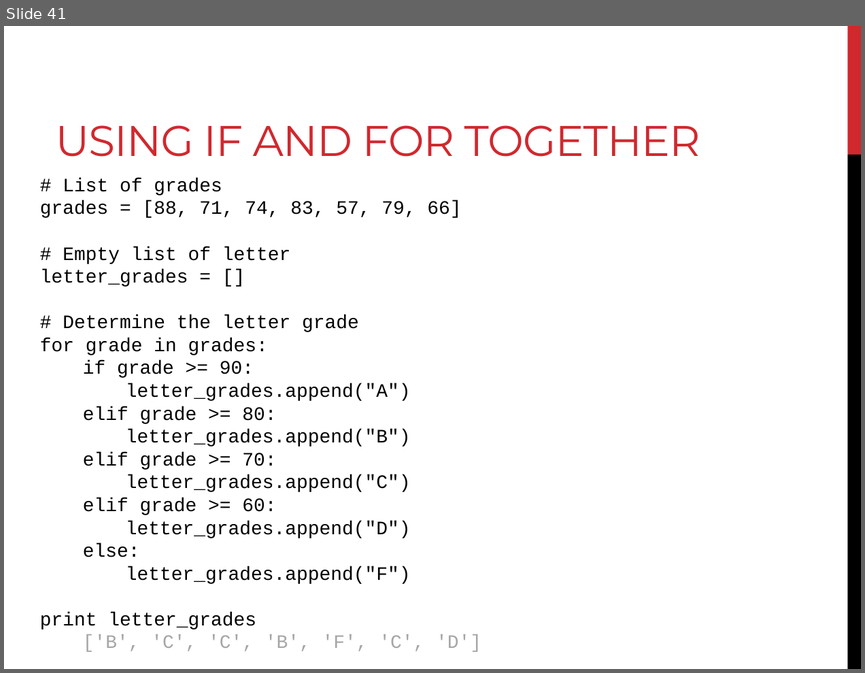
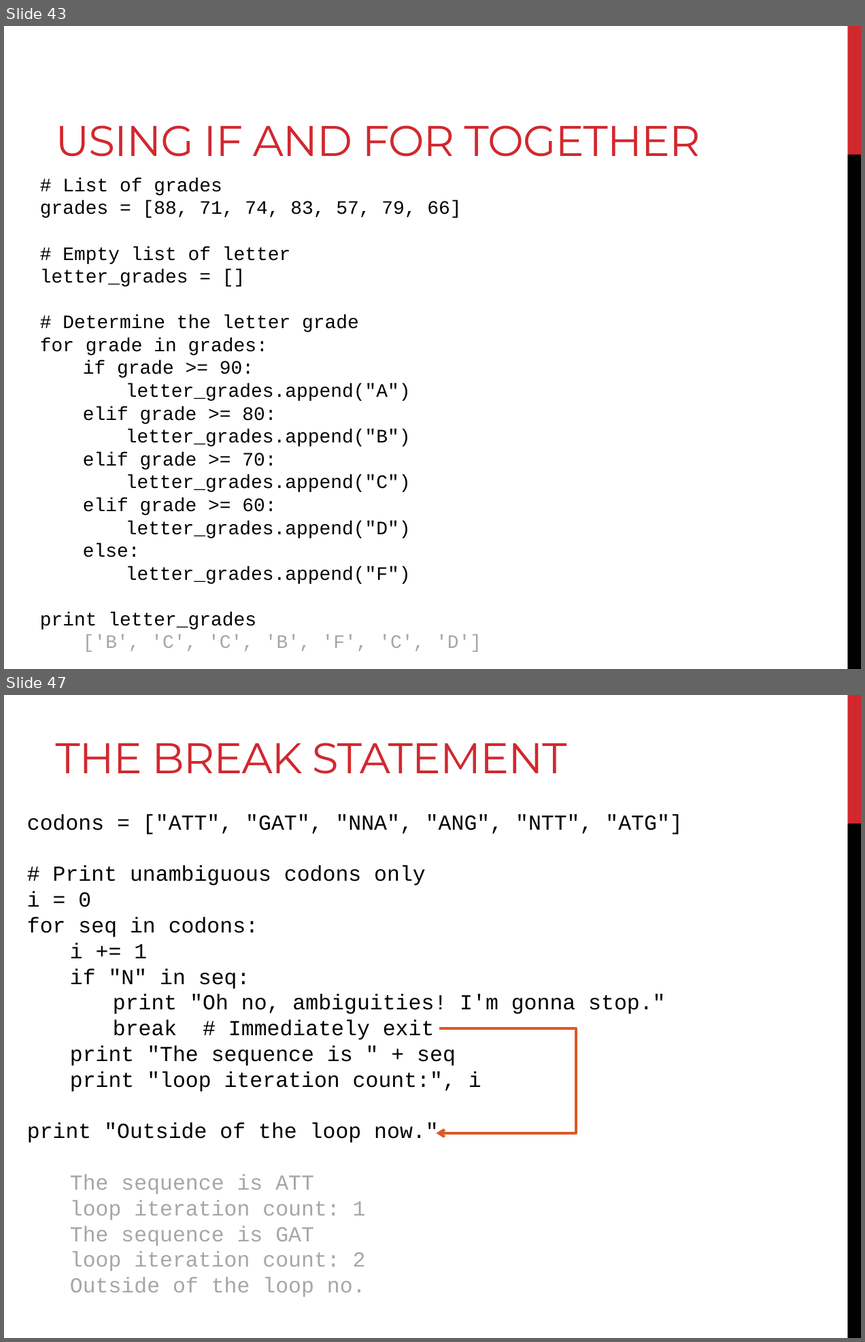
Before and after one commit to BjornFJohansson/ccbb_bigdata2015_python, a slide deck: slides/day2_slides.pptx. Shown one above the other, each under a label of ours: slide 41 before the commit, slides 43 and 47 after it; the slides between them are not shown. The pictures are 865x673 and 865x1342 pixels, drawn with LibreOffice and Linux fonts; fonts in the diff are those of the drawing. Boxes give left, top, right and bottom in pixels: in the first picture for what was removed or moved away, otherwise in the second. Text is boxed around its words. In the diff, an @@ line names an element or a change of style, - is before the commit and + after.

Commit message:
break, continue

```diff
--- a/slides/day2_slides.pptx
+++ b/slides/day2_slides.pptx
@@ slide 47 added at (4, 695, 861, 1338), background #FFFFFF; not listed: 2 template elements that a slide beside it also shows @@
@@ title added at (56, 743, 567, 774), 36 pt, text #D1282E @@
+THE BREAK STATEMENT
@@ text added at (27, 814, 682, 1297), 18 pt, text #000000 @@
+codons = ["ATT", "GAT", "NNA", "ANG", "NTT", "ATG"]
+# Print unambiguous codons only
+i = 0
+for seq in codons:
+i += 1
+if "N" in seq:
+print "Oh no, ambiguities! I'm gonna stop."
+break # Immediately exit
+print "The sequence is " + seq
+print "loop iteration count:", i
+print "Outside of the loop now."
+  The sequence is ATT
+  loop iteration count: 1
+  The sequence is GAT
+  loop iteration count: 2
+  Outside of the loop no.
@@ elbow arrow added from (575, 1028) to (436, 1133), #DC5924 2.25 pt @@
@@ line added from (439, 1028) to (575, 1028), #DC5924 2.25 pt @@
@@ what was slide 41 is now slide 43 @@
```
Also in this commit, not shown: 7 other slides added.
